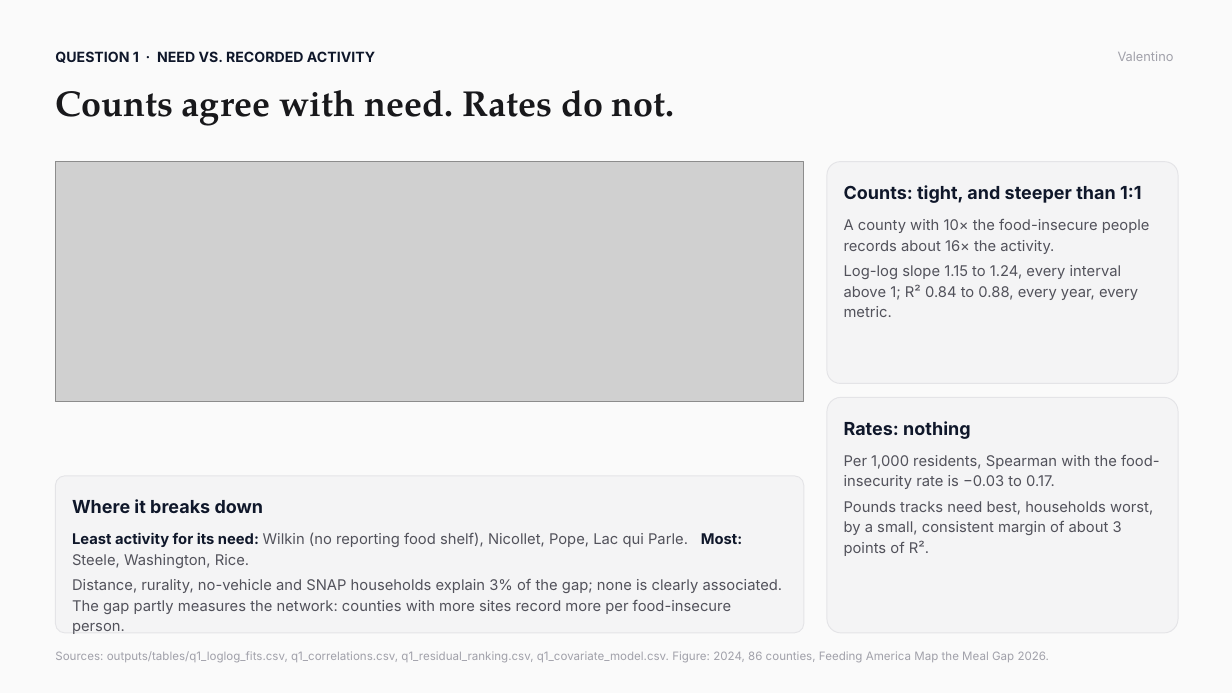
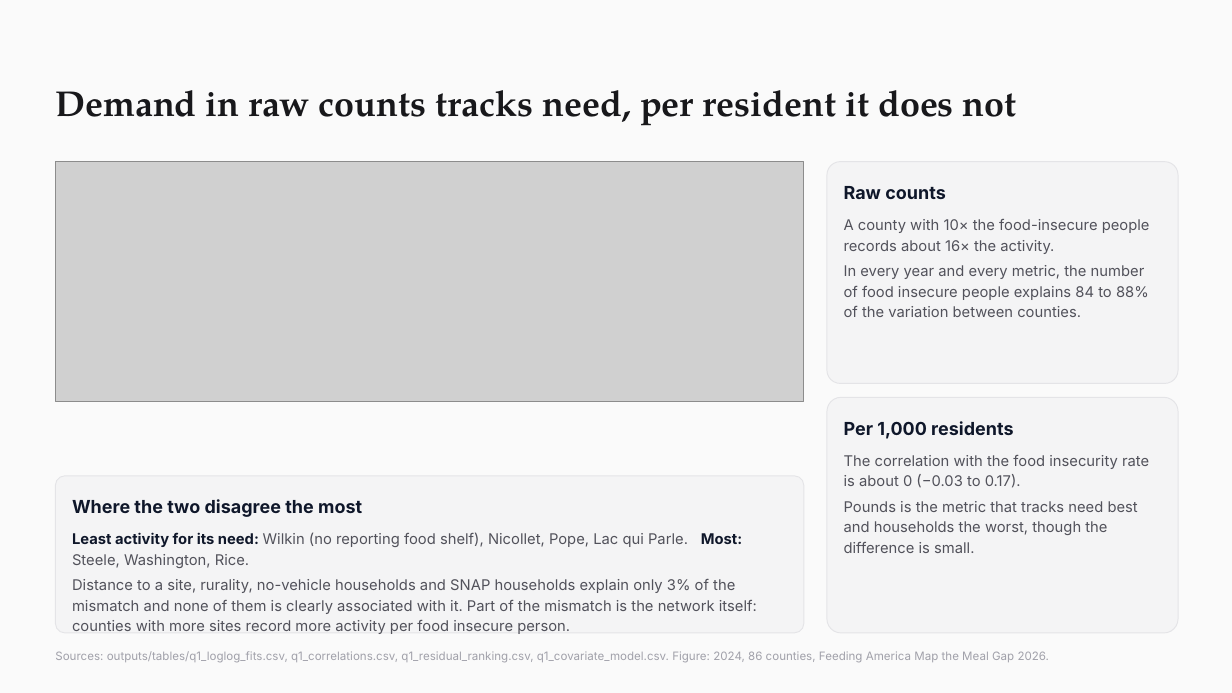
Before and after one commit to dhyan95/MinneMUDAC, a slide deck: slide 3 of docs/MinneMUDAC 2026_ Data Detectors.pptx. Drawn at 1232x693 pixels with LibreOffice and Linux fonts; fonts in the diff are those of the drawing; grey boxes stand for pictures. Boxes give left, top, right and bottom in pixels: in the first picture for what was removed or moved away, otherwise in the second. Text is boxed around its words. In the diff, an @@ line names an element or a change of style, - is before the commit and + after.

```diff
--- a/docs/MinneMUDAC 2026_ Data Detectors.pptx
+++ b/docs/MinneMUDAC 2026_ Data Detectors.pptx
@@ text removed at [55, 51, 375, 63] @@
-QUESTION 1 · NEED VS. RECORDED ACTIVITY
@@ text removed at [1118, 51, 1174, 61] @@
-Valentino
@@ text at [55, 90, 1017, 126]: text changed @@
-Counts agree with need. Rates do not.
+Demand in raw counts tracks need, per resident it does not
@@ text at [844, 186, 946, 199]: text changed @@
-Counts: tight, and steeper than 1:1
+Raw counts
@@ text at [844, 265, 1149, 317]: text changed @@
-Log-log slope 1.15 to 1.24, every interval above 1; R² 0.84 to 0.88, every year, every metric.
+In every year and every metric, the number of food insecure people explains 84 to 88% of the variation between counties.
@@ text removed at [844, 421, 970, 439] @@
-Rates: nothing
@@ text added at [844, 421, 1013, 439], 14 pt, text #0F172A, bold @@
+Per 1,000 residents
@@ text at [844, 455, 1149, 553]: text changed @@
-Per 1,000 residents, Spearman with the food-insecurity rate is −0.03 to 0.17.
-Pounds tracks need best, households worst, by a small, consistent margin of about 3 points of R².
+The correlation with the food insecurity rate is about 0 (−0.03 to 0.17).
+Pounds is the metric that tracks need best and households the worst, though the difference is small.
@@ text at [72, 499, 362, 517]: text changed @@
-Where it breaks down
+Where the two disagree the most
@@ text at [72, 579, 757, 634]: text changed @@
-Distance, rurality, no-vehicle and SNAP households explain 3% of the gap; none is clearly associated. The gap partly measures the network: counties with more sites record more per food-insecure person.
+Distance to a site, rurality, no-vehicle households and SNAP households explain only 3% of the mismatch and none of them is clearly associated with it. Part of the mismatch is the network itself: counties with more sites record more activity per food insecure person.
```
Also in this commit, not shown: 8 other slides changed, 14 slides added, 3 slides removed, 6 other files.
